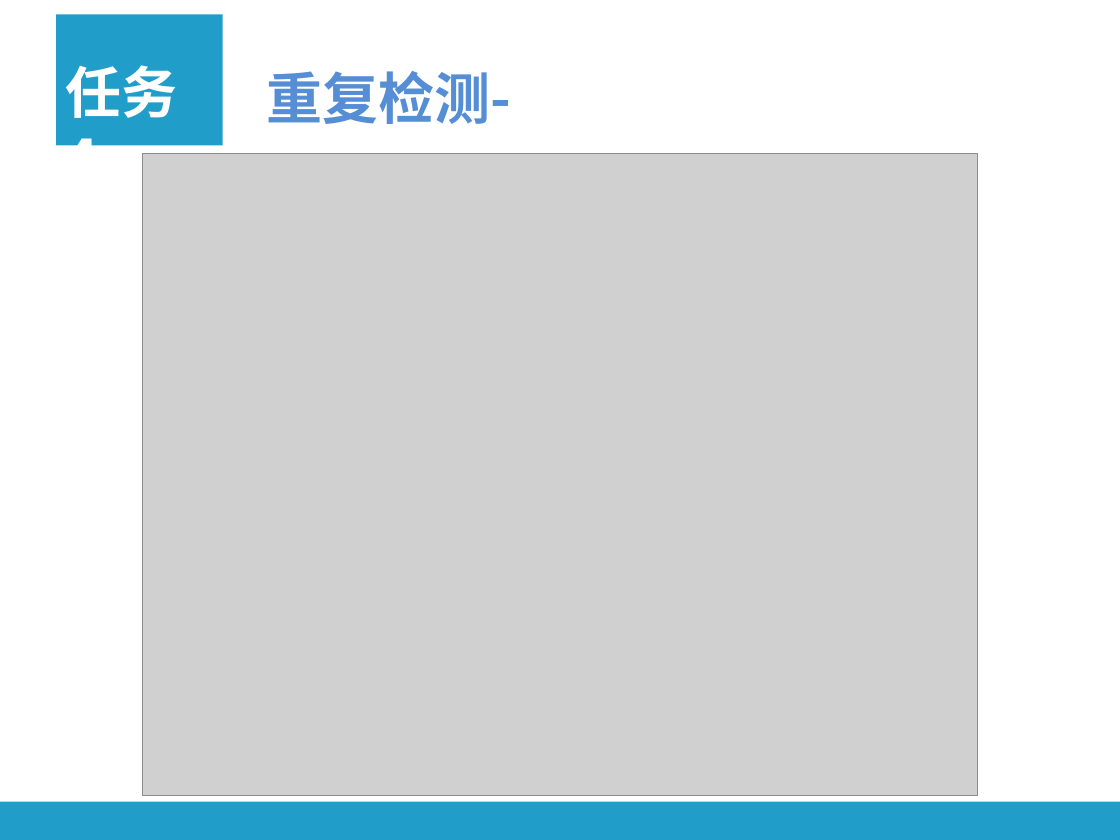
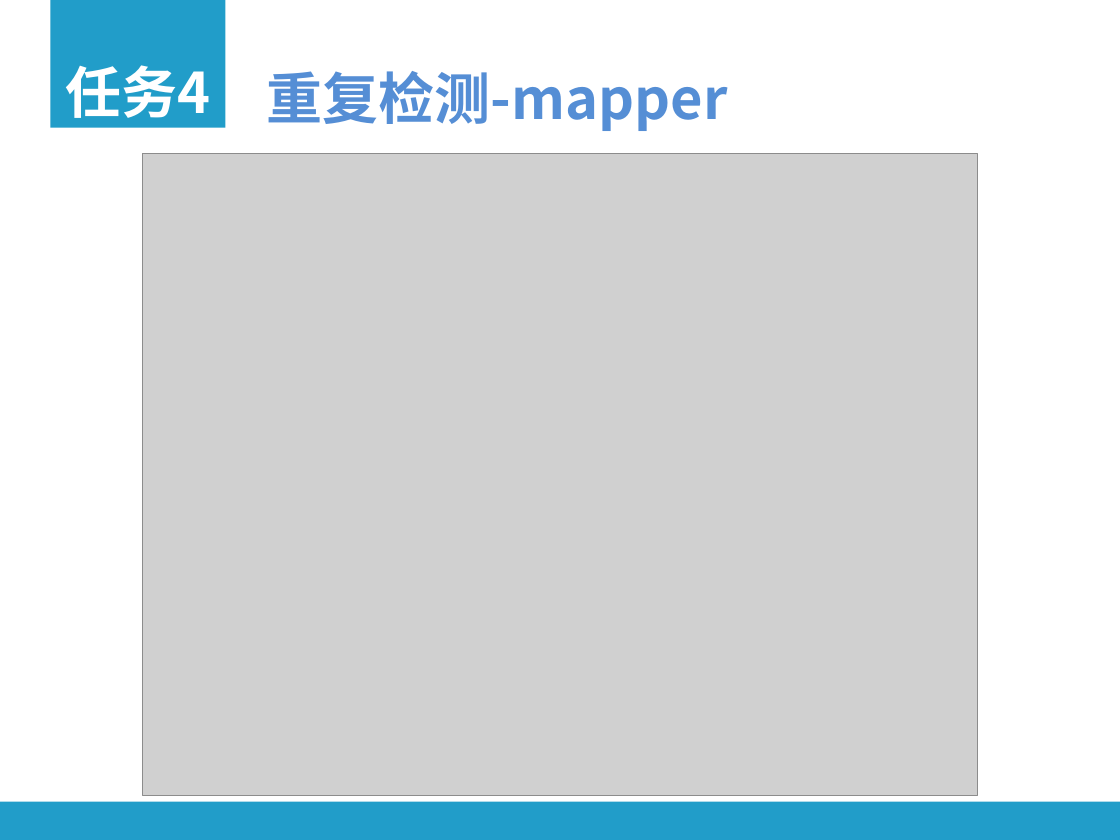
Before and after one commit to yimingtang/cloud-computing-assignments, a slide deck: slide 11 of doc/assignment8/presentation.pptx. Drawn at 1120x840 pixels with LibreOffice and Linux fonts; fonts in the diff are those of the drawing; grey boxes stand for pictures. Boxes give left, top, right and bottom in pixels: in the first picture for what was removed or moved away, otherwise in the second. Text is boxed around its words. In the diff, an @@ line names an element or a change of style, - is before the commit and + after.

```diff
--- a/doc/assignment8/presentation.pptx
+++ b/doc/assignment8/presentation.pptx
@@ rectangle: place and size @@
-rectangle at (56, 15, 223, 146)
+rectangle at (50, 0, 225, 128)
@@ text "任务4" rewrapped from (66, 65, 178, 146) to (66, 65, 211, 118) @@
@@ text "重复检测-mapper" rewrapped from (267, 71, 512, 154) to (267, 71, 728, 131) @@
```
Also in this commit, not shown: 10 other slides changed.
